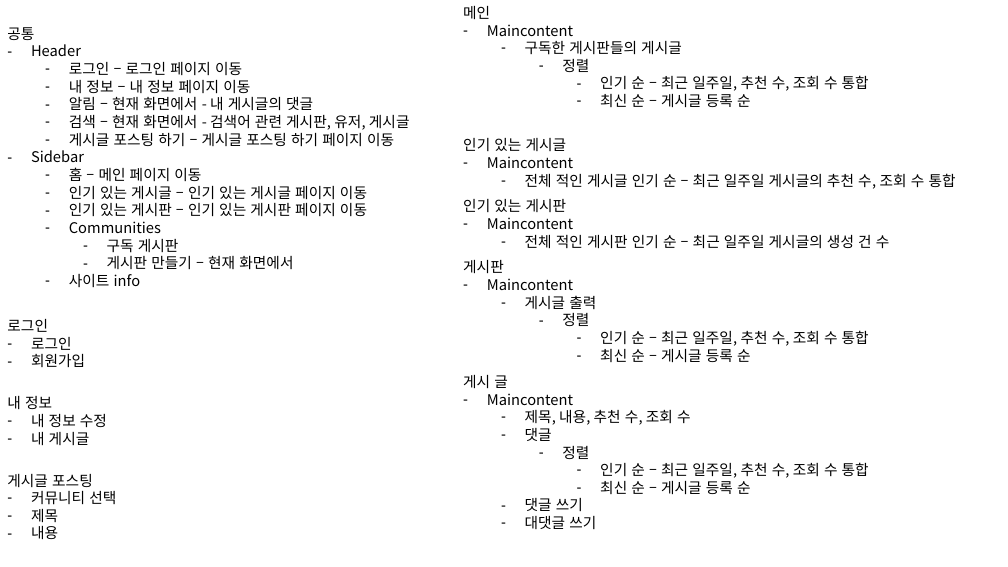
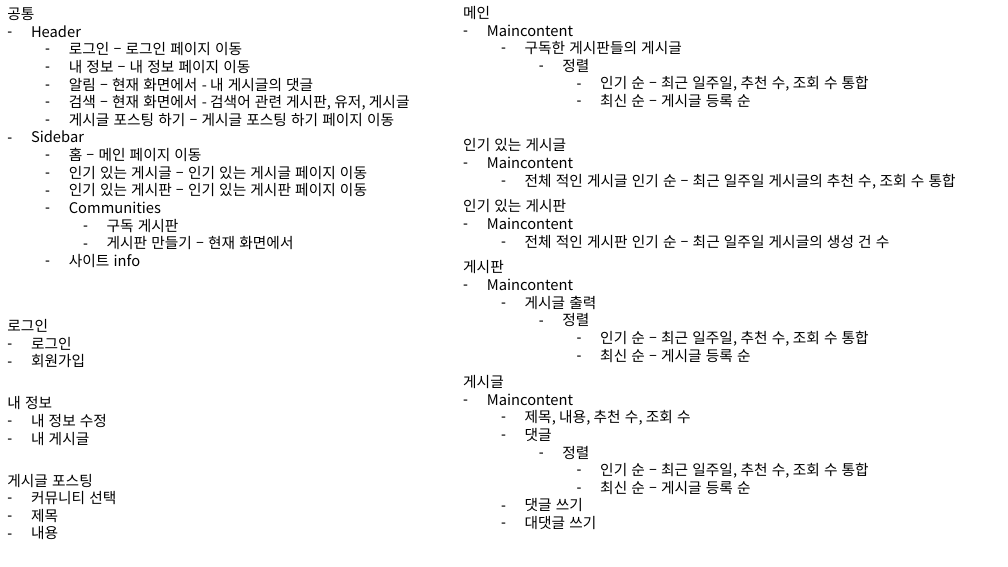
Before and after one commit to heegg02/wooriggiri, a slide deck: slide 2 of chatbot/db 구성.pptx. Drawn at 1008x567 pixels with LibreOffice and Linux fonts; fonts in the diff are those of the drawing. Boxes give left, top, right and bottom in pixels: in the first picture for what was removed or moved away, otherwise in the second. Text is boxed around its words. In the diff, an @@ line names an element or a change of style, - is before the commit and + after.

Commit message:
업데이트 react 연습 및 작업

```diff
--- a/chatbot/db 구성.pptx
+++ b/chatbot/db 구성.pptx
@@ text "공통": place and size @@
-text "공통" at [7,27,410,287]
+text "공통" at [7,7,410,267]
@@ text at [463,375,504,388]: spaces changed @@
-게시 글
+게시글
```
Also in this commit, not shown: 1 other slide changed, 2 slides added, 1 slide removed, 18 other files.
